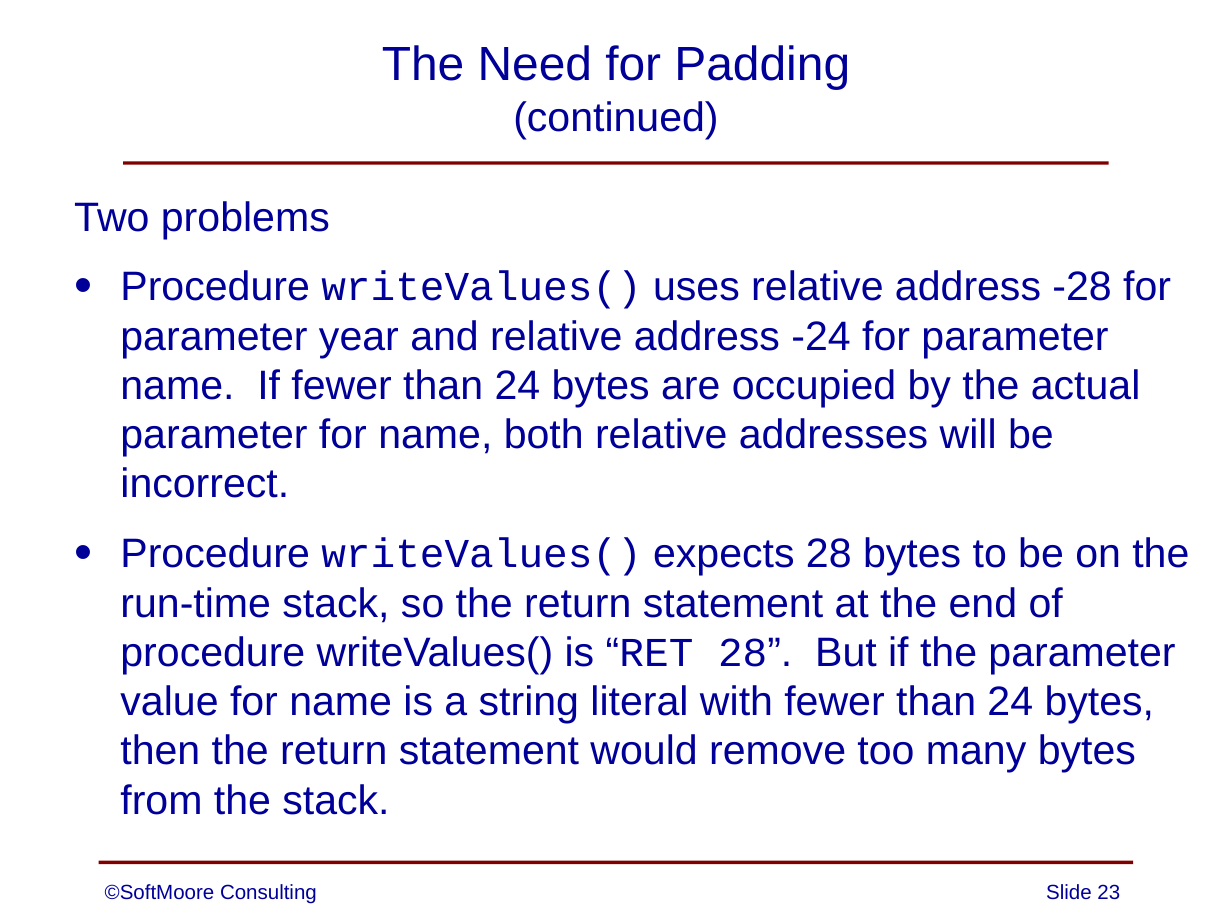
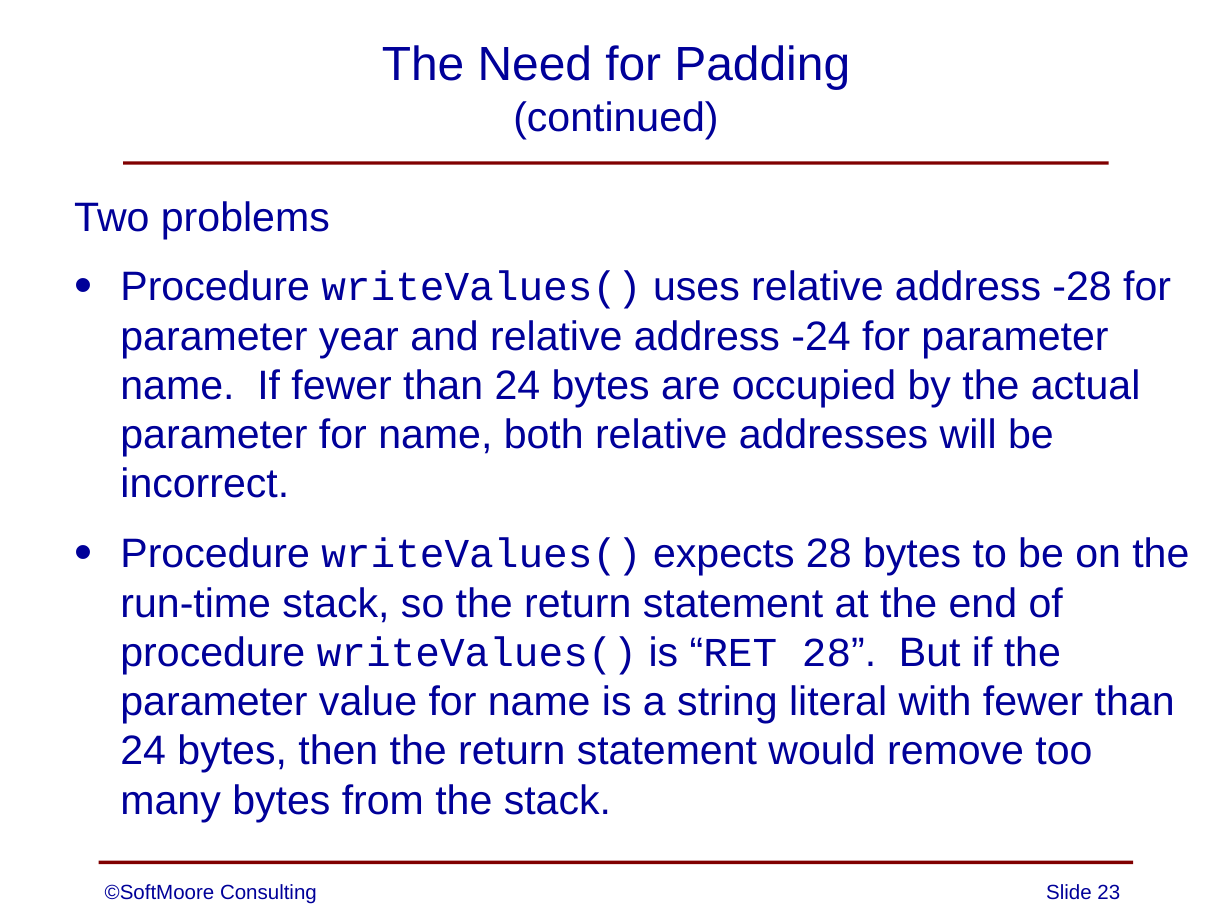
Before and after one commit to SoftMoore/CPRL-Java-4th, a slide deck: slide 23 of PowerPoints/15 - Strings.pptx. Drawn at 1232x924 pixels with LibreOffice and Linux fonts; fonts in the diff are those of the drawing. Boxes give left, top, right and bottom in pixels: in the first picture for what was removed or moved away, otherwise in the second. Text is boxed around its words. In the diff, an @@ line names an element or a change of style, - is before the commit and + after.

```diff
--- a/PowerPoints/15 - Strings.pptx
+++ b/PowerPoints/15 - Strings.pptx
@@ text at (120, 537, 1189, 822): font Arial to Courier New in "writeValues()" @@
```
Also in this commit, not shown: 1 other slide changed.
